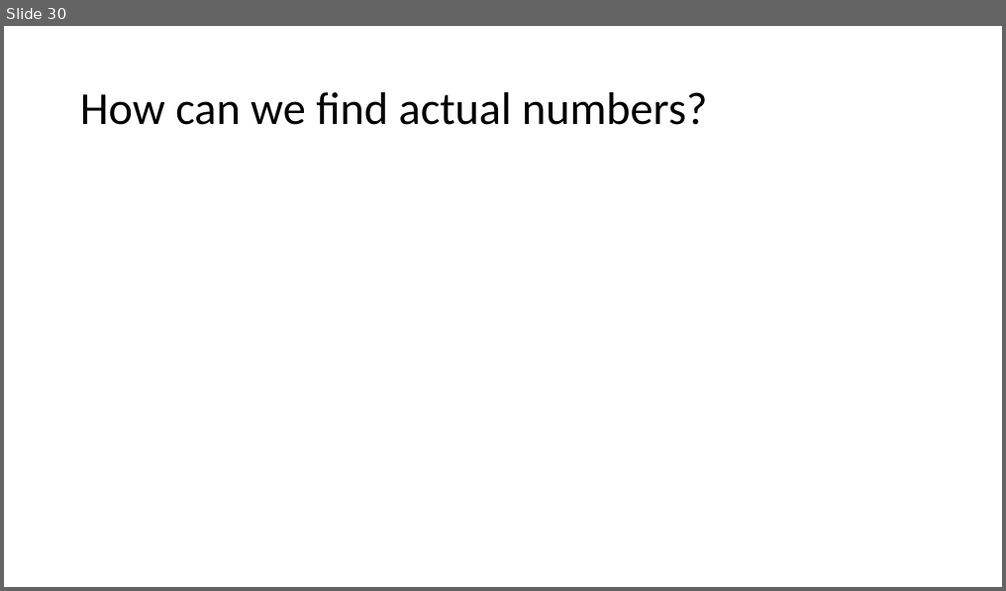
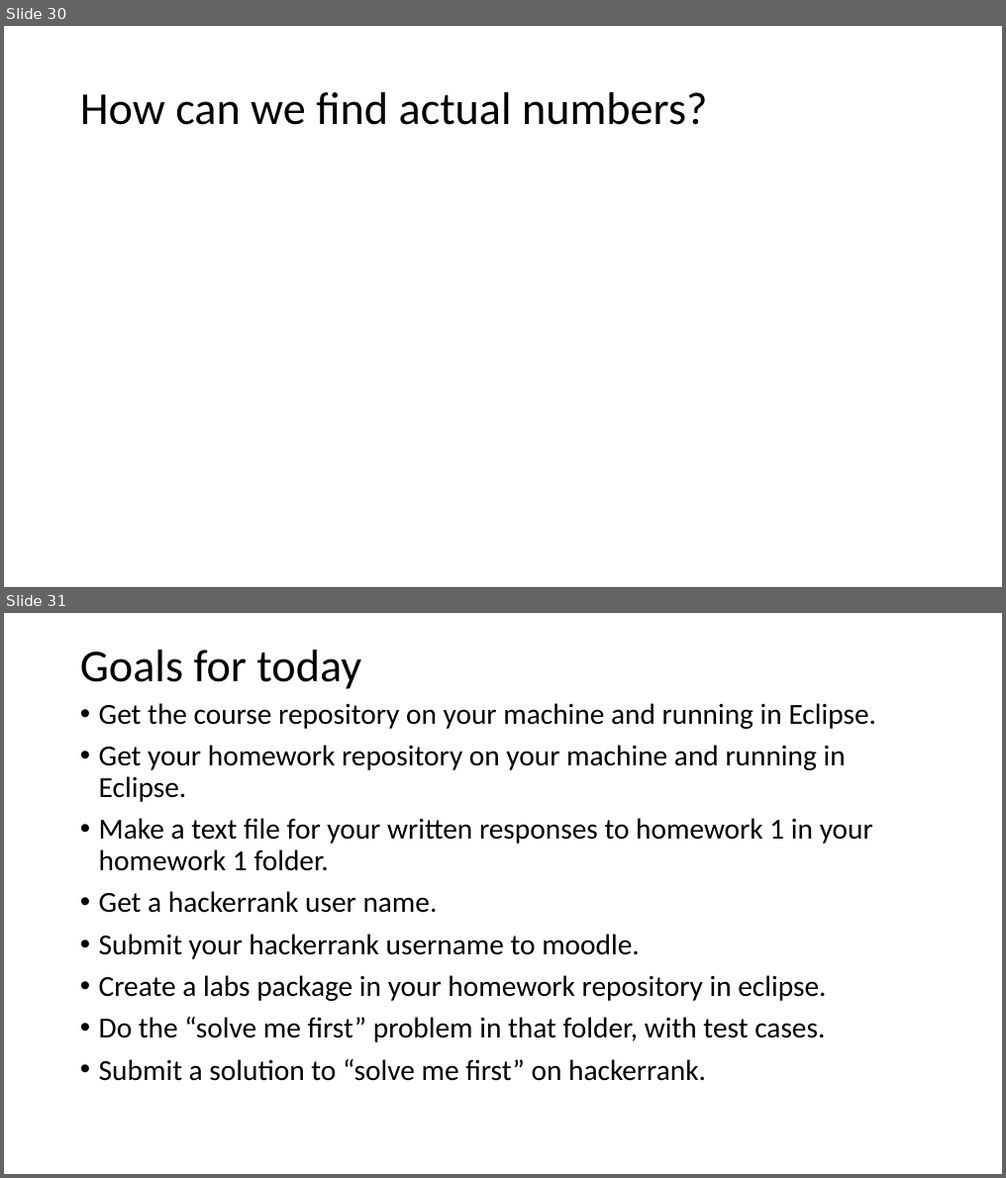
Before and after one commit to skalakm/232, a slide deck: notes.pptx. Shown one above the other, each under a label of ours: slide 30 before the commit, slides 30 and 31 after it. The pictures are 1006x591 and 1006x1178 pixels, drawn with LibreOffice and Linux fonts; fonts in the diff are those of the drawing. Boxes give left, top, right and bottom in pixels: in the first picture for what was removed or moved away, otherwise in the second. Text is boxed around its words. In the diff, an @@ line names an element or a change of style, - is before the commit and + after.

```diff
--- a/notes.pptx
+++ b/notes.pptx
@@ slide 31 added at box(4, 613, 1002, 1174), background #FFFFFF @@
@@ title added at box(80, 650, 361, 689), 44 pt, text #000000 @@
+Goals for today
@@ text added at box(99, 703, 877, 1081), 28 pt, text #000000 @@
+• Get the course repository on your machine and running in Eclipse.
+• Get your homework repository on your machine and running in Eclipse.
+• Make a text file for your written responses to homework 1 in your homework 1 folder.
+• Get a hackerrank user name.
+• Submit your hackerrank username to moodle.
+• Create a labs package in your homework repository in eclipse.
+• Do the “solve me first” problem in that folder, with test cases.
+• Submit a solution to “solve me first” on hackerrank.
```
